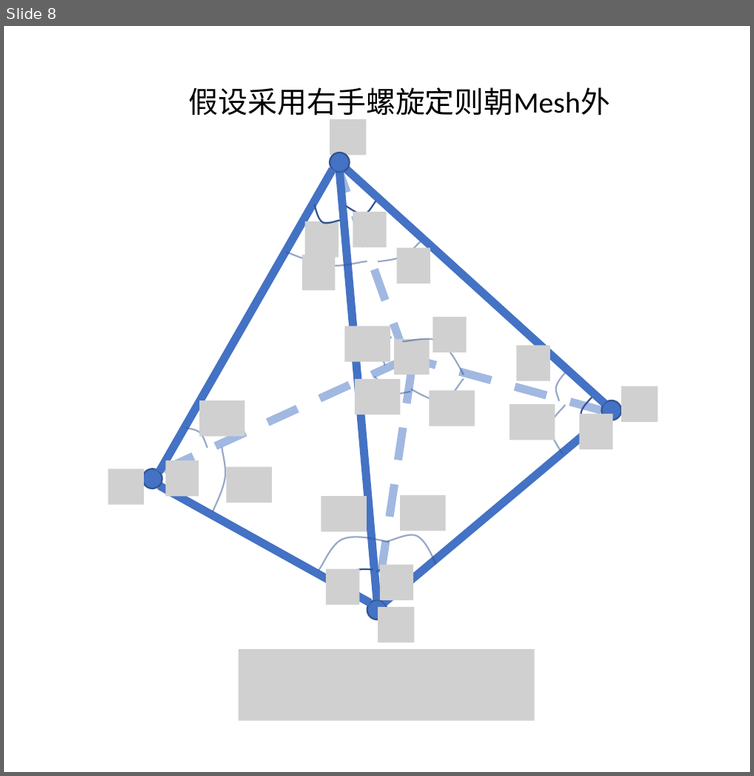
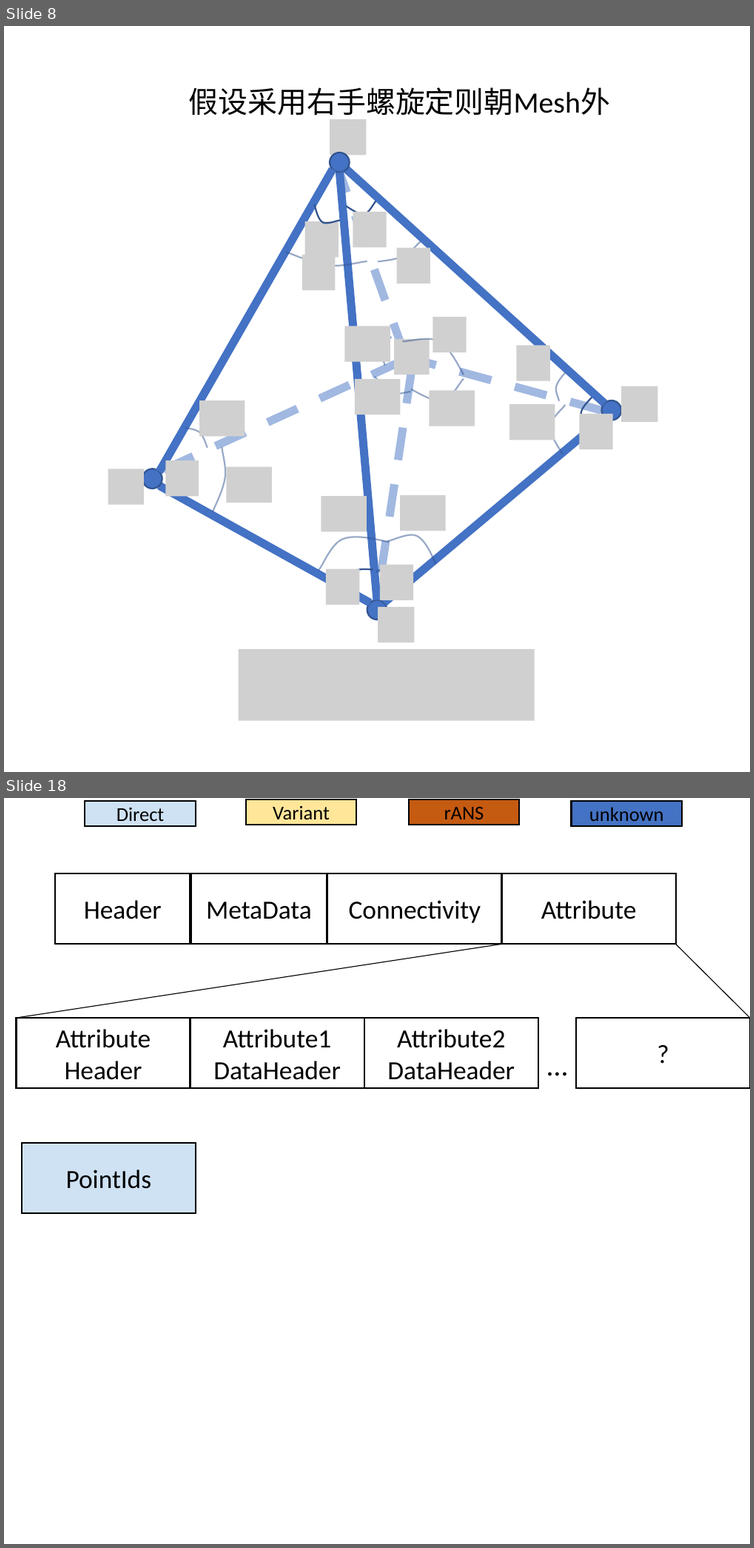
Before and after one commit to BigBang019/Reading, a slide deck: draco/operator.pptx. Shown one above the other, each under a label of ours: slide 8 before the commit, slides 8 and 18 after it; the slides between them are not shown. The pictures are 754x776 and 754x1548 pixels, drawn with LibreOffice and Linux fonts; fonts in the diff are those of the drawing; grey boxes stand for pictures. Boxes give left, top, right and bottom in pixels: in the first picture for what was removed or moved away, otherwise in the second. Text is boxed around its words. In the diff, an @@ line names an element or a change of style, - is before the commit and + after.

```diff
--- a/draco/operator.pptx
+++ b/draco/operator.pptx
@@ slide 18 added at [4,798,750,1544], background #FFFFFF @@
@@ rectangle added at [85,802,196,826], fill #CFE2F4, outline #000000 1 pt, 12 pt, text #000000 @@
+Direct
@@ rectangle added at [246,799,357,824], fill #FFE699, outline #000000 1 pt, 12 pt, text #000000 @@
+Variant
@@ rectangle added at [409,799,520,824], fill #C55A11, outline #000000 1 pt, 12 pt, text #000000 @@
+rANS
@@ rectangle added at [572,802,683,826], fill #4472C4, outline #000000 1 pt, 12 pt, text #000000 @@
+unknown
@@ rectangle added at [55,873,189,945], fill #FFFFFF, outline #000000 1 pt, 16 pt, text #000000 @@
+Header
@@ rectangle added at [192,873,326,945], fill #FFFFFF, outline #000000 1 pt, 16 pt, text #000000 @@
+MetaData
@@ rectangle added at [327,873,501,945], fill #FFFFFF, outline #000000 1 pt, 16 pt, text #000000 @@
+Connectivity
@@ rectangle added at [502,873,676,945], fill #FFFFFF, outline #000000 1 pt, 16 pt, text #000000 @@
+Attribute
@@ line added from (502, 945) to (16, 1018), #000000 0.5 pt @@
@@ line added from (676, 945) to (750, 1018), #000000 0.5 pt @@
@@ rectangle added at [16,1018,189,1088], fill #FFFFFF, outline #000000 1 pt, 16 pt, text #000000 @@
+Attribute Header
@@ rectangle added at [190,1018,364,1088], fill #FFFFFF, outline #000000 1 pt, 16 pt, text #000000 @@
+Attribute1 DataHeader
@@ rectangle added at [364,1018,538,1088], fill #FFFFFF, outline #000000 1 pt, 16 pt, text #000000 @@
+Attribute2 DataHeader
@@ rectangle added at [577,1018,750,1088], fill #FFFFFF, outline #000000 1 pt, 16 pt, text #000000 @@
+?
@@ text added at [535,1040,580,1087], 18 pt, text #000000 @@
+…
@@ rectangle added at [22,1143,195,1213], fill #CFE2F4, outline #000000 1 pt, 16 pt, text #000000 @@
+PointIds
```
Also in this commit, not shown: 9 other slides added, 3 other files.
